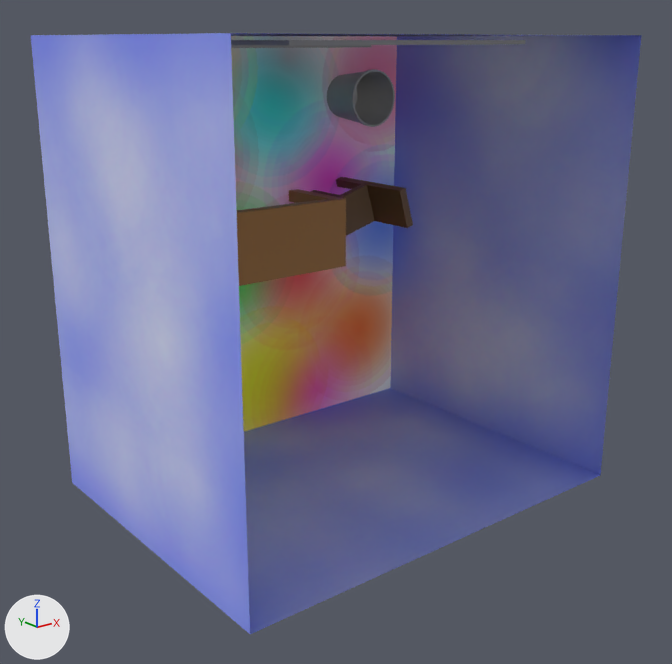
The glTF model models/glb/room/room.glb as it was, and as the next commit left it.
Camera for both pictures: a 50 mm lens placed at (-67.7, -104.3, 26.4), pointed at (-1.6, -21.6, -6.7). Every picture has the same lights, and +X, +Y and +Z are marked at lower left. The picture after the commit comes second. Vertices at exactly the same position are counted once.

In view in the first picture: 'Chair', 'Room', 'Table', 'Trash', 'Whiteboard'.
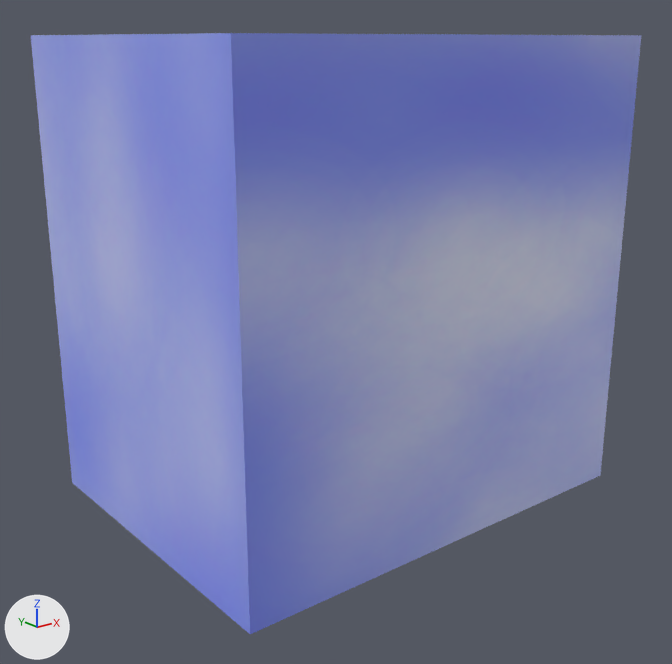
Boxes [x1, y1, x2, y2] around the edits, measured in the pictures (672 x 664 px):
'Table', deleted (brown): before [237, 189, 346, 286]
'Trash', deleted: before [327, 69, 395, 127]
'Chair', deleted (brown): before [311, 177, 413, 235]
'Whiteboard', deleted: before [231, 40, 525, 48]
part 1 of me_plane, added (blue): after [231, 33, 641, 634]
part 2 of me_plane, surface changed: before [31, 33, 641, 634]; after [31, 33, 250, 634]

Diff of the bpy script that builds the scene:
```diff
--- a/models/glb/room/room.glb.py
+++ b/models/glb/room/room.glb.py
@@ me_plane @@
 # used by ob_room; location = (0.0, 0.0, 0.0)
 # verts and faces of me_plane; kept vertices keep their numbers, new ones are numbered from 8
 # before: 4 (26.9, -40.4, -26.9) at pixel (600, 475), 5 (26.9, -40.4, 26.9) at pixel (641, 35), 6 (-26.9, -40.4, -26.9) at pixel (250, 634), 7 (-26.9, -40.4, 26.9) at pixel (230, 33)
-me_plane.from_pydata(...)  # 8 vertices, 10 faces; spans x -26.9..26.9, y -40.4..0.0, z -26.9..26.9
+me_plane.from_pydata(...)  # 8 vertices, 12 faces; spans x -26.9..26.9, y -40.4..0.0, z -26.9..26.9
+# me_plane part 1
+faces += [(4, 6, 7), (4, 7, 5)]
+# me_plane part 2: 9 kept faces spanning x -26.9..26.9, y -40.4..0.0, z -26.9..26.9 get new texture (UV) coordinates
 me_plane.materials.append(mat_material_005)
@@ ob_whiteboard @@
-ob_whiteboard = bpy.data.objects.new('Whiteboard', me_plane_001)
-ob_whiteboard.location = (0.0, 0.0, 0.0)
@@ ob_table @@
-ob_table = bpy.data.objects.new('Table', me_cube_001)
-ob_table.location = (0.0, 0.0, 0.0)
@@ ob_chair @@
-ob_chair = bpy.data.objects.new('Chair', me_cube_002)
-ob_chair.location = (0.0, 0.0, 0.0)
@@ ob_trash @@
-ob_trash = bpy.data.objects.new('Trash', me_cube_003)
-ob_trash.location = (0.0, 0.0, 0.0)
```
